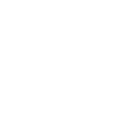
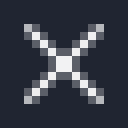
The second 128x128 image is a revision of the first. Changes to its layers:
added layer "x" above "menu" over [24, 24, 104, 104]
hid "menu" over [8, 8, 120, 112]
showed "Layer 1" over [0, 0, 128, 128]
